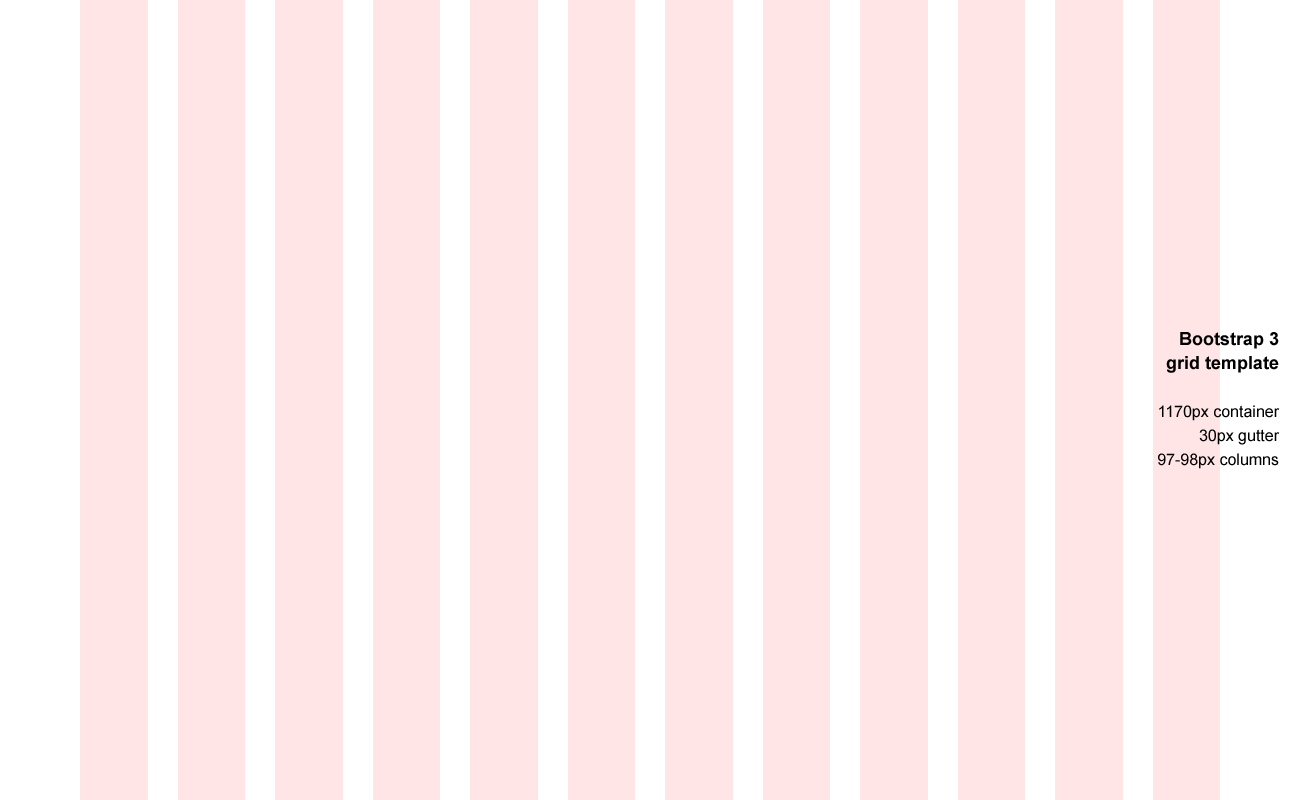
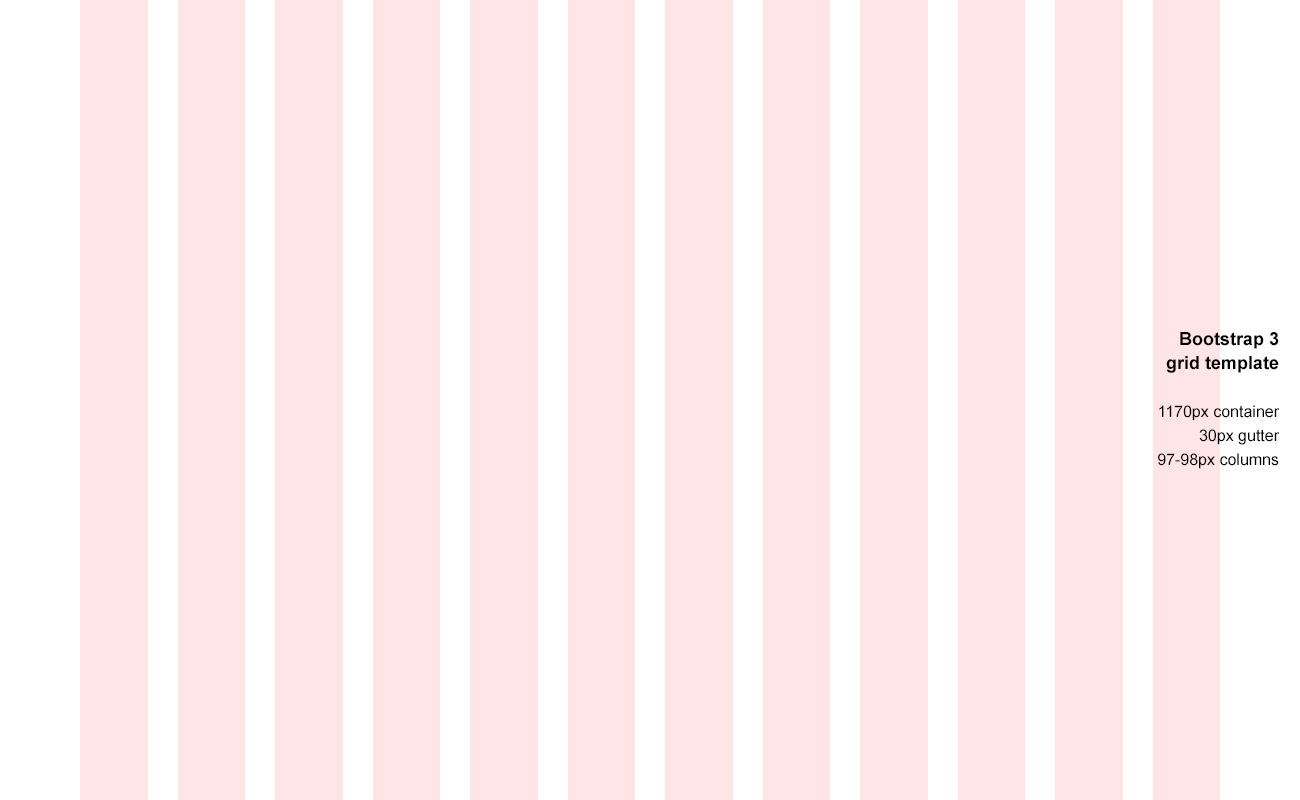
Layer changes from the first 1300x800 image to the second:
pixels changed over [left=1158, top=332, right=1280, bottom=469] (layer not identified)
